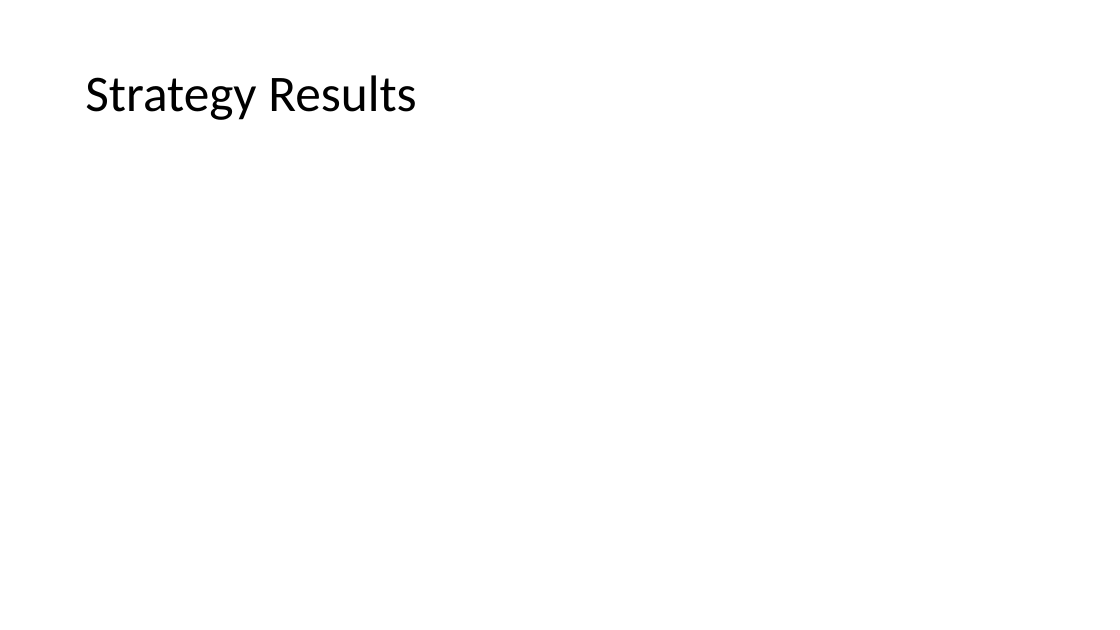
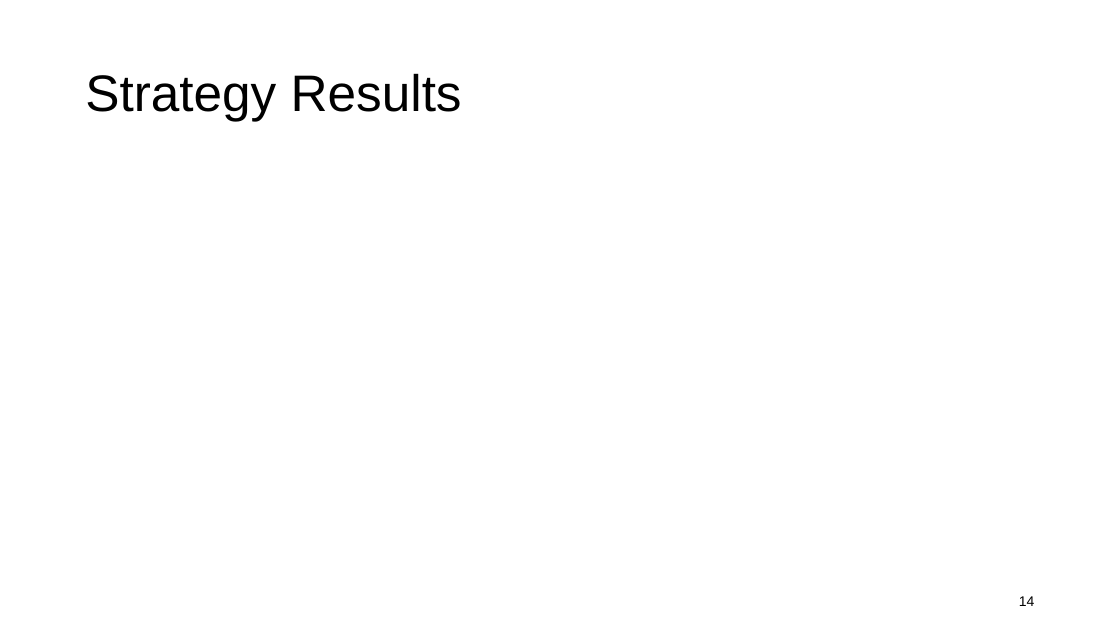
Before and after one commit to kawin7538/ds_hospital_project, a slide deck: slide 14 of memo_presentation/memo.pptx (slide 13 before the commit). Drawn at 1120x630 pixels with LibreOffice and Linux fonts; fonts in the diff are those of the drawing. Boxes give left, top, right and bottom in pixels: in the first picture for what was removed or moved away, otherwise in the second. Text is boxed around its words. In the diff, an @@ line names an element or a change of style, - is before the commit and + after.

```diff
--- a/memo_presentation/memo.pptx
+++ b/memo_presentation/memo.pptx
@@ title "Strategy Results" at (x1=85, y1=73, x2=462, y2=121): font Calibri to Arial @@
@@ page number added at (x1=1019, y1=596, x2=1035, y2=606), 12 pt, text #000000 @@
+14
```
Also in this commit, not shown: 12 other slides changed, 2 slides added, 1 slide removed, 5 other files.
